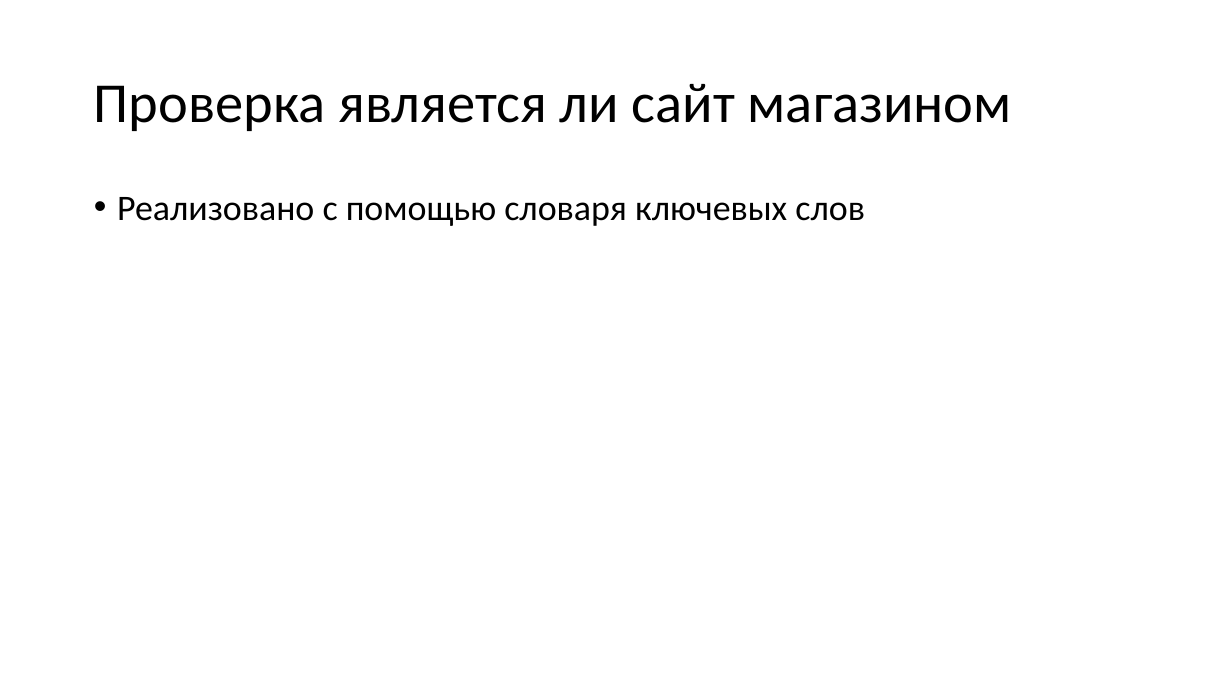
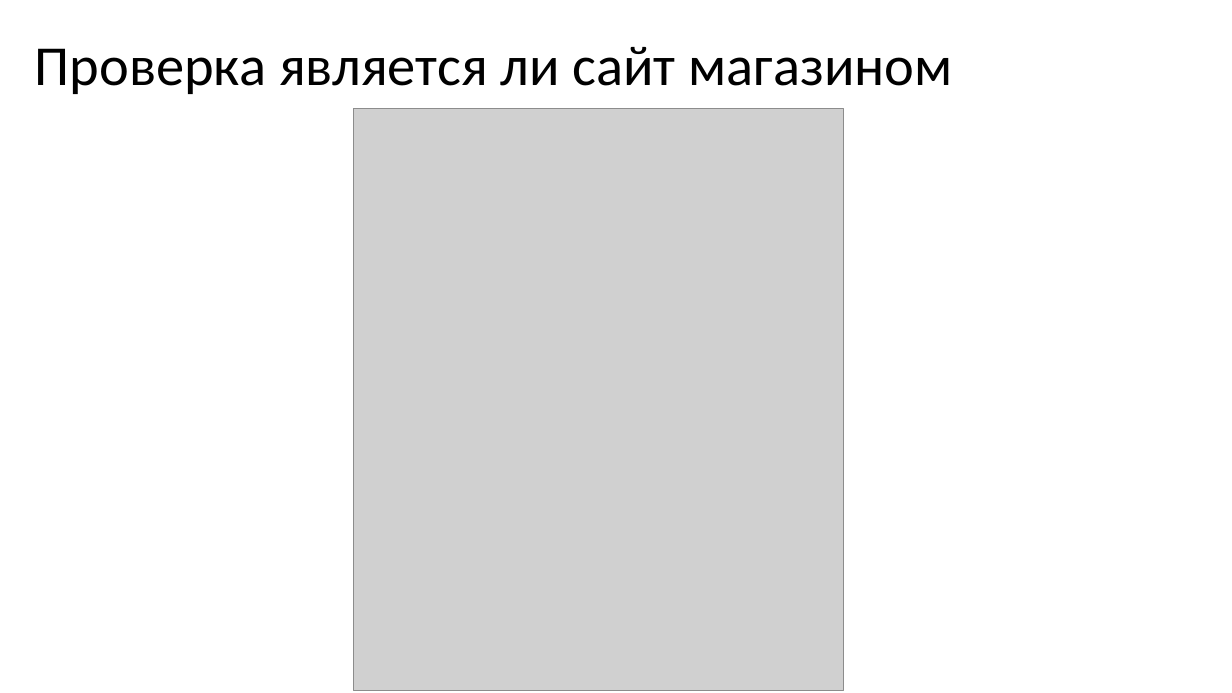
Before and after one commit to KsQRooW/-hackathon-serverchallenge, a slide deck: slide 3 of docs/checkpoint2.pptx (slide 4 before the commit). Drawn at 1232x693 pixels with LibreOffice and Linux fonts; fonts in the diff are those of the drawing; grey boxes stand for pictures. Boxes give left, top, right and bottom in pixels: in the first picture for what was removed or moved away, otherwise in the second. Text is boxed around its words. In the diff, an @@ line names an element or a change of style, - is before the commit and + after.

```diff
--- a/docs/checkpoint2.pptx
+++ b/docs/checkpoint2.pptx
@@ title "Проверка является ли сайт магазином": place and size @@
-title "Проверка является ли сайт магазином" at box(94, 84, 1012, 131)
+title "Проверка является ли сайт магазином" at box(35, 47, 953, 94)
@@ picture added at box(353, 109, 843, 690) @@
@@ text removed at box(117, 197, 865, 226) @@
-• Реализовано с помощью словаря ключевых слов
```
Also in this commit, not shown: 1 other slide changed, 9 slides added, 6 slides removed, 1 other file.
